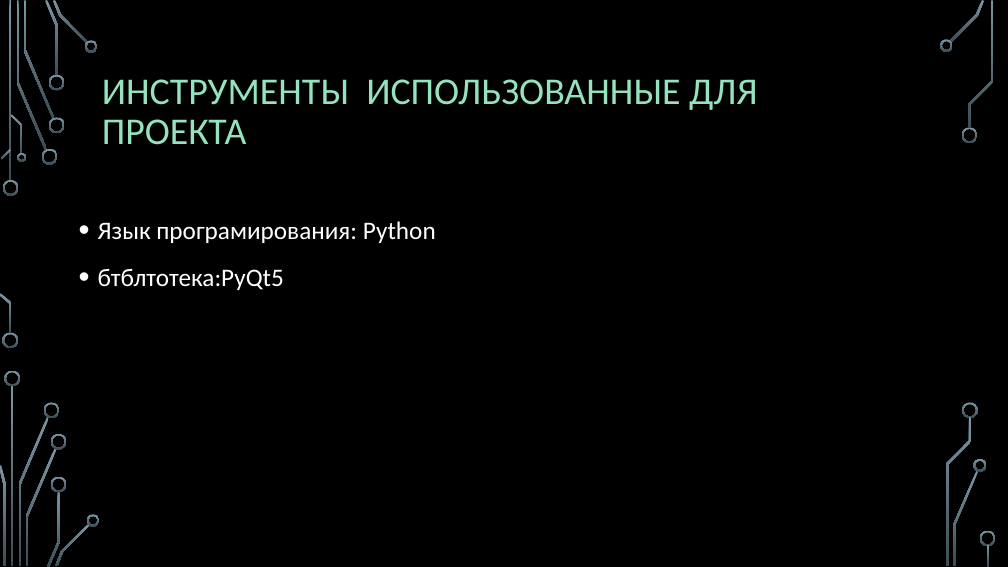
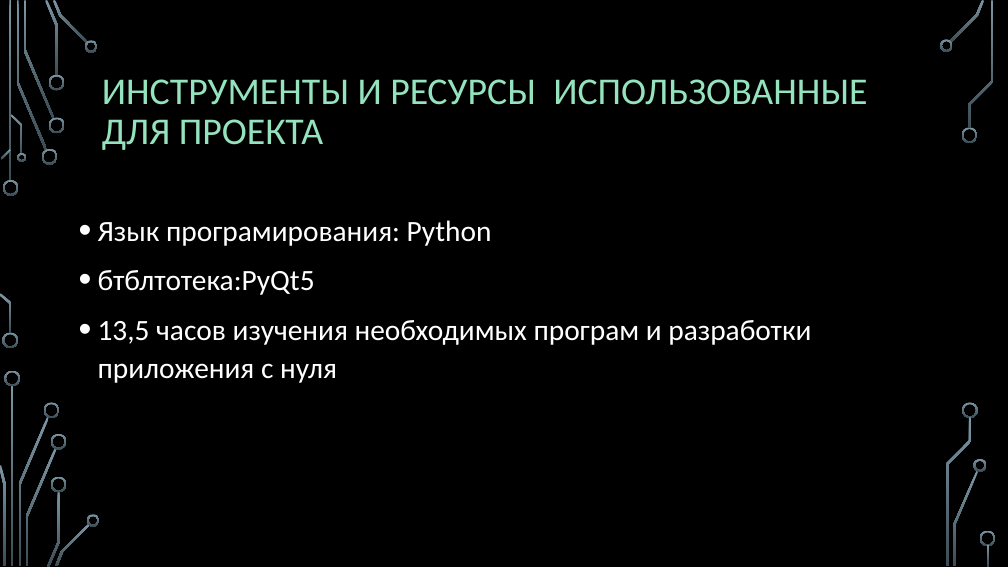
Before and after one commit to astrahanin/project-SOH, a slide deck: slide 9 of ПРИЛОЖЕНИЕ ДЛЯ ШИФРОВАНИЯ И РАСШИФРОВАНИЯ ШТФРОМ Атбаш.pptx (slide 6 before the commit). Drawn at 1008x567 pixels with LibreOffice and Linux fonts; fonts in the diff are those of the drawing; background and template pictures are left out. Boxes give left, top, right and bottom in pixels: in the first picture for what was removed or moved away, otherwise in the second. Text is boxed around its words. In the diff, an @@ line names an element or a change of style, - is before the commit and + after.

```diff
--- a/ПРИЛОЖЕНИЕ ДЛЯ ШИФРОВАНИЯ И РАСШИФРОВАНИЯ ШТФРОМ Атбаш.pptx
+++ b/ПРИЛОЖЕНИЕ ДЛЯ ШИФРОВАНИЯ И РАСШИФРОВАНИЯ ШТФРОМ Атбаш.pptx
@@ title at [102,79,867,150]: text changed @@
-ИНСТРУМЕНТЫ ИСПОЛЬЗОВАННЫЕ ДЛЯ ПРОЕКТА
+ИНСТРУМЕНТЫ И РЕСУРСЫ ИСПОЛЬЗОВАННЫЕ ДЛЯ ПРОЕКТА
@@ text at [98,220,492,295]: size 24 to 28 pt in "Язык програмирования: Python", "бтблтотека:PyQt5"; line spacing 1.2 to 1.1 @@
@@ text at [98,320,811,383]: paragraph added @@
+• 13,5 часов изучения необходимых програм и разработки приложения с нуля
```
Also in this commit, not shown: 4 other slides changed, 7 slides added.
